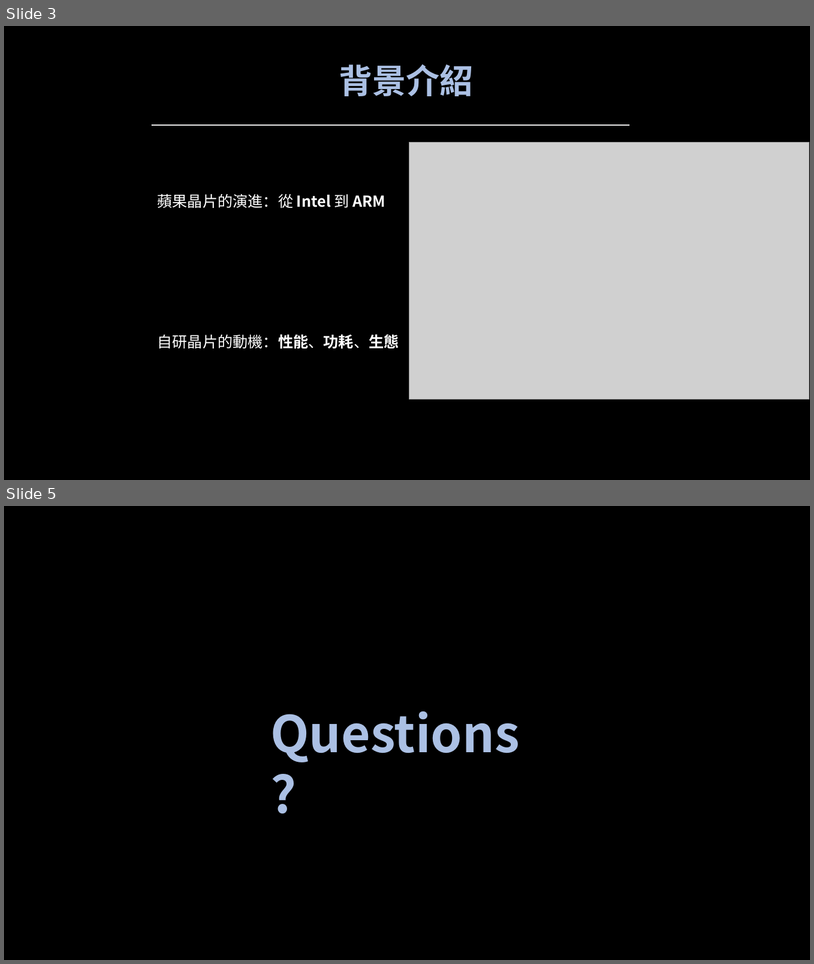
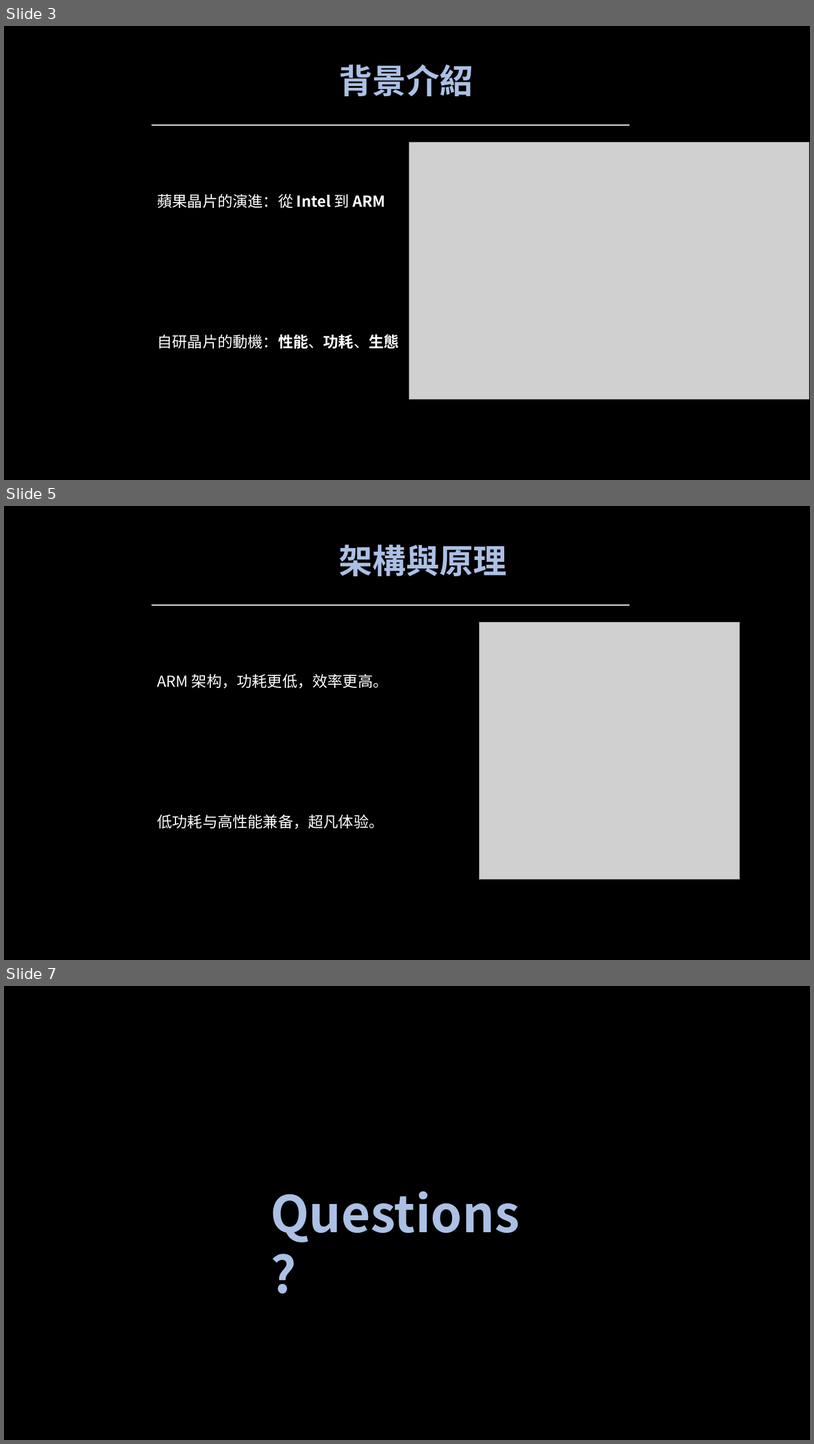
Before and after one commit to miaoyinnu/Apple, a slide deck: Apple.pptx. Shown one above the other, each under a label of ours: slides 3 and 5 before the commit, slides 3, 5 and 7 after it; the slides between them are not shown. The pictures are 814x964 and 814x1444 pixels, drawn with LibreOffice and Linux fonts; fonts in the diff are those of the drawing; grey boxes stand for pictures. Boxes give left, top, right and bottom in pixels: in the first picture for what was removed or moved away, otherwise in the second. Text is boxed around its words. In the diff, an @@ line names an element or a change of style, - is before the commit and + after.

```diff
--- a/Apple.pptx
+++ b/Apple.pptx
@@ slide 5 added at <box>4,506,810,960</box>, background #000000 @@
@@ text added at <box>339,544,507,576</box>, 40 pt, text gradient #F6F8FC to #ABC0E4 to #C7D5ED, bold @@
+架構與原理
@@ line added from (152, 605) to (630, 605), #E7E6E6 1.25 pt @@
@@ picture added at <box>479,622,740,879</box> @@
@@ text added at <box>158,673,389,688</box>, 18 pt, text #FFFFFF @@
+ARM 架构，功耗更低，效率更高。
@@ text added at <box>158,814,384,829</box>, 18 pt, text #FFFFFF @@
+低功耗与高性能兼备，超凡体验。
@@ what was slide 5 is now slide 7 @@
```
Also in this commit, not shown: 2 slides changed, 1 other slide added.
